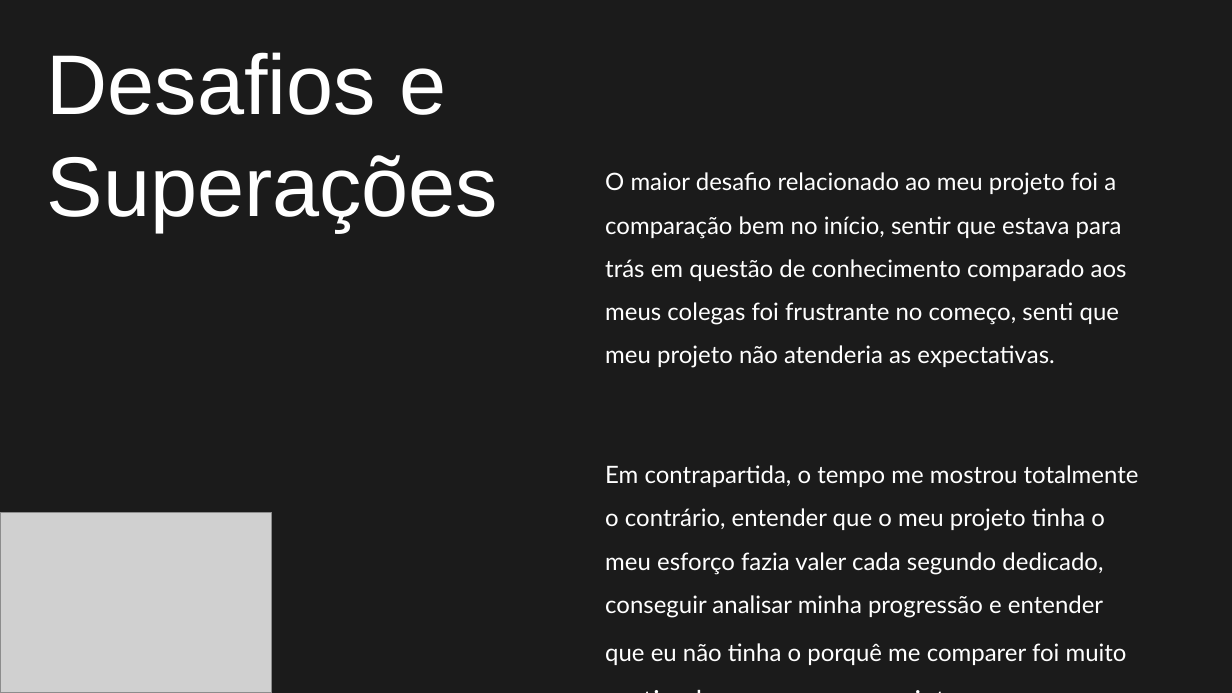
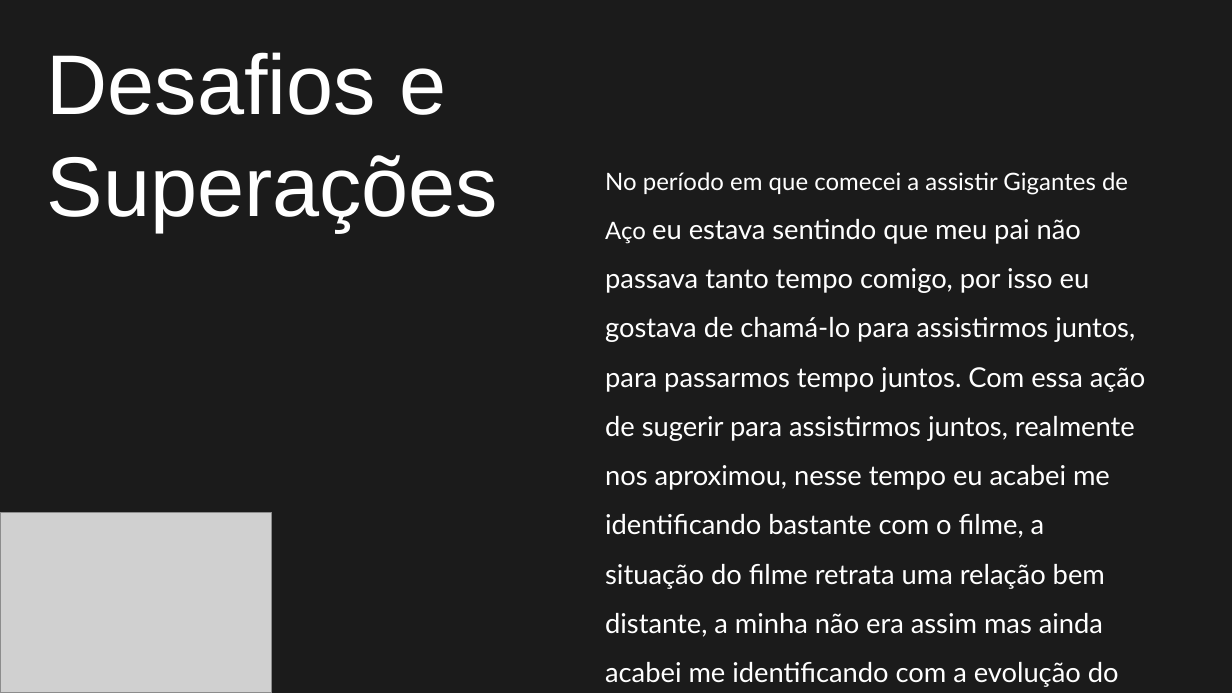
Before and after one commit to Paulo-Henrique12/Projeto-Individual, a slide deck: slide 8 of Tecnologia da Informação/PowerPoint.pptx. Drawn at 1232x693 pixels with LibreOffice and Linux fonts; fonts in the diff are those of the drawing; grey boxes stand for pictures. Boxes give left, top, right and bottom in pixels: in the first picture for what was removed or moved away, otherwise in the second. Text is boxed around its words. In the diff, an @@ line names an element or a change of style, - is before the commit and + after.

Commit message:
ajustesd

```diff
--- a/Tecnologia da Informação/PowerPoint.pptx
+++ b/Tecnologia da Informação/PowerPoint.pptx
@@ subtitle at [605, 172, 1146, 687]: text changed; size 14 to 16 pt @@
-O maior desafio relacionado ao meu projeto foi a comparação bem no início, sentir que estava para trás em questão de conhecimento comparado aos meus colegas foi frustrante no começo, senti que meu projeto não atenderia as expectativas.
-Em contrapartida, o tempo me mostrou totalmente o contrário, entender que o meu projeto tinha o meu esforço fazia valer cada segundo dedicado, conseguir analisar minha progressão e entender que eu não tinha o porquê me comparer foi muito motivador para o meu projeto.
+No período em que comecei a assistir Gigantes de Aço eu estava sentindo que meu pai não passava tanto tempo comigo, por isso eu gostava de chamá-lo para assistirmos juntos, para passarmos tempo juntos. Com essa ação de sugerir para assistirmos juntos, realmente nos aproximou, nesse tempo eu acabei me identificando bastante com o filme, a situação do filme retrata uma relação bem distante, a minha não era assim mas ainda acabei me identificando com a evolução do filme.
```
